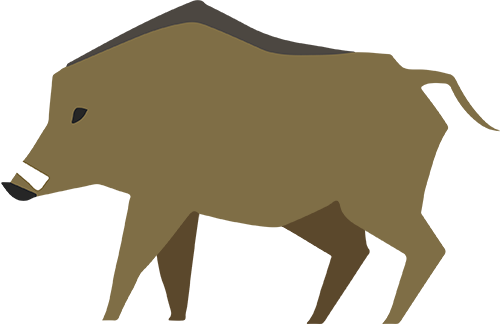
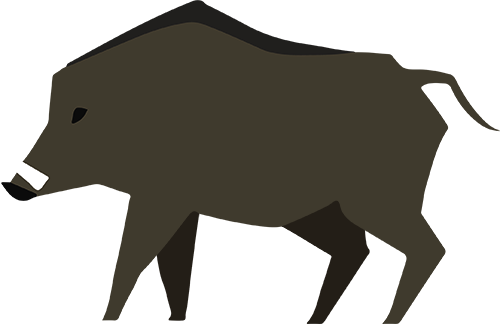
Layers edited between the first and the second 500x324 image:
painted on "Corpo" (2nd of 2, in "Corpo") over [1, 0, 500, 324]
painted on "Zampa_Post" (2nd of 2, in "Zampa_Post") over [267, 171, 370, 324]
painted on "Zampa_Ant" (2nd of 2, in "Zampa_Ant") over [147, 183, 200, 321]
